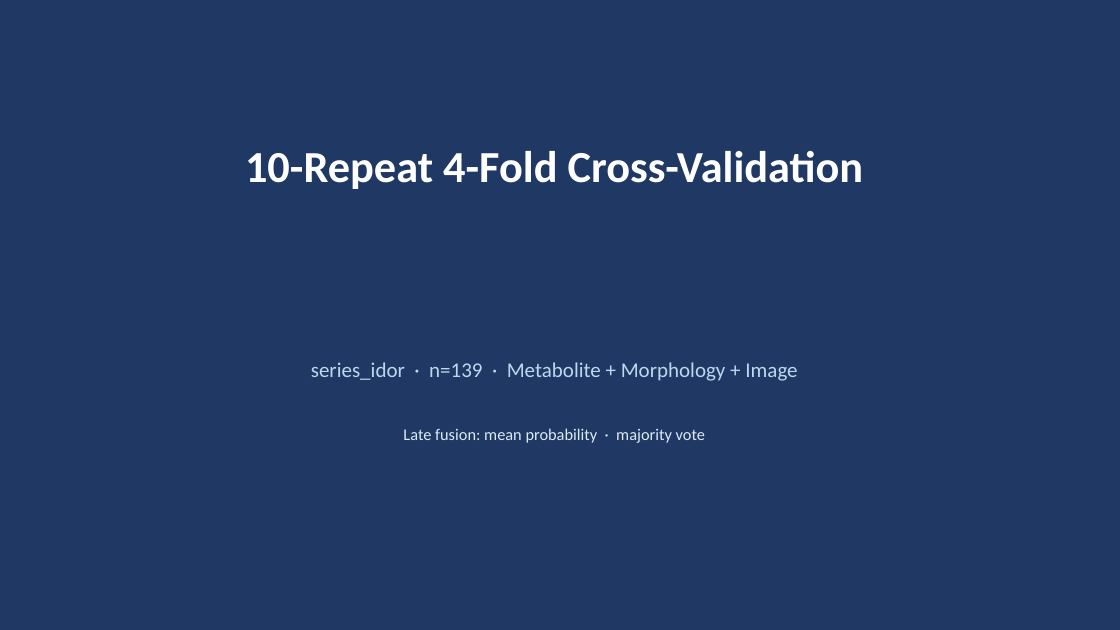
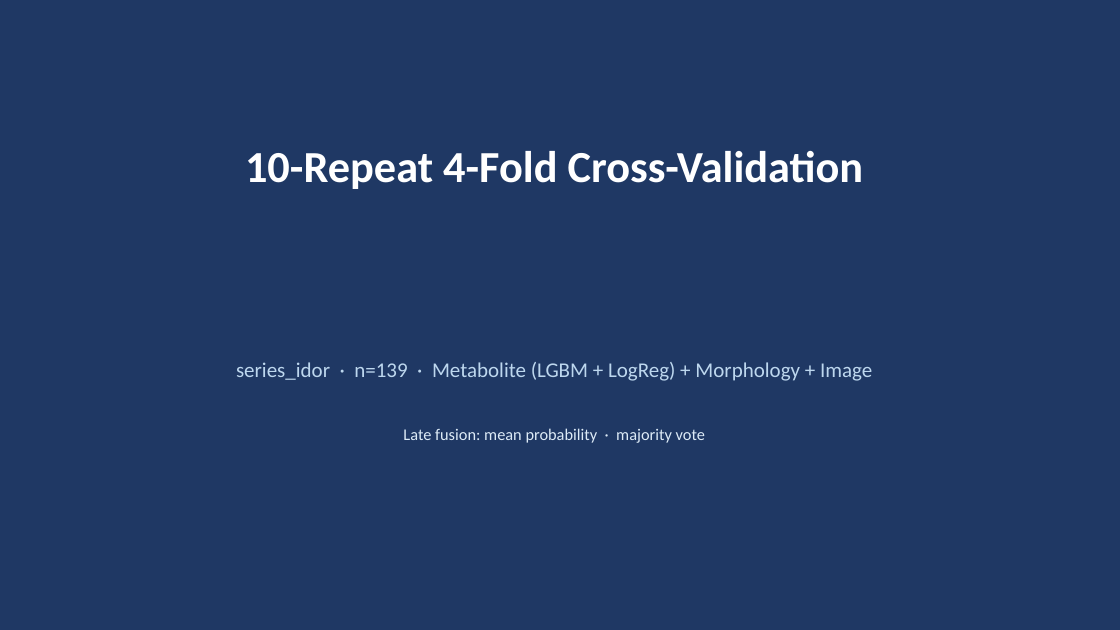
Before and after one commit to dsi-clinic/2025-promega-mini-test, a slide deck: slide 1 of figures/repeat_4fold_cv.pptx. Drawn at 1120x630 pixels with LibreOffice and Linux fonts; fonts in the diff are those of the drawing. Boxes give left, top, right and bottom in pixels: in the first picture for what was removed or moved away, otherwise in the second. Text is boxed around its words. In the diff, an @@ line names an element or a change of style, - is before the commit and + after.

```diff
--- a/figures/repeat_4fold_cv.pptx
+++ b/figures/repeat_4fold_cv.pptx
@@ text at (236,362,872,381): text changed @@
-series_idor · n=139 · Metabolite + Morphology + Image
+series_idor · n=139 · Metabolite (LGBM + LogReg) + Morphology + Image
```
Also in this commit, not shown: 1 other slide changed, 4 other files.
